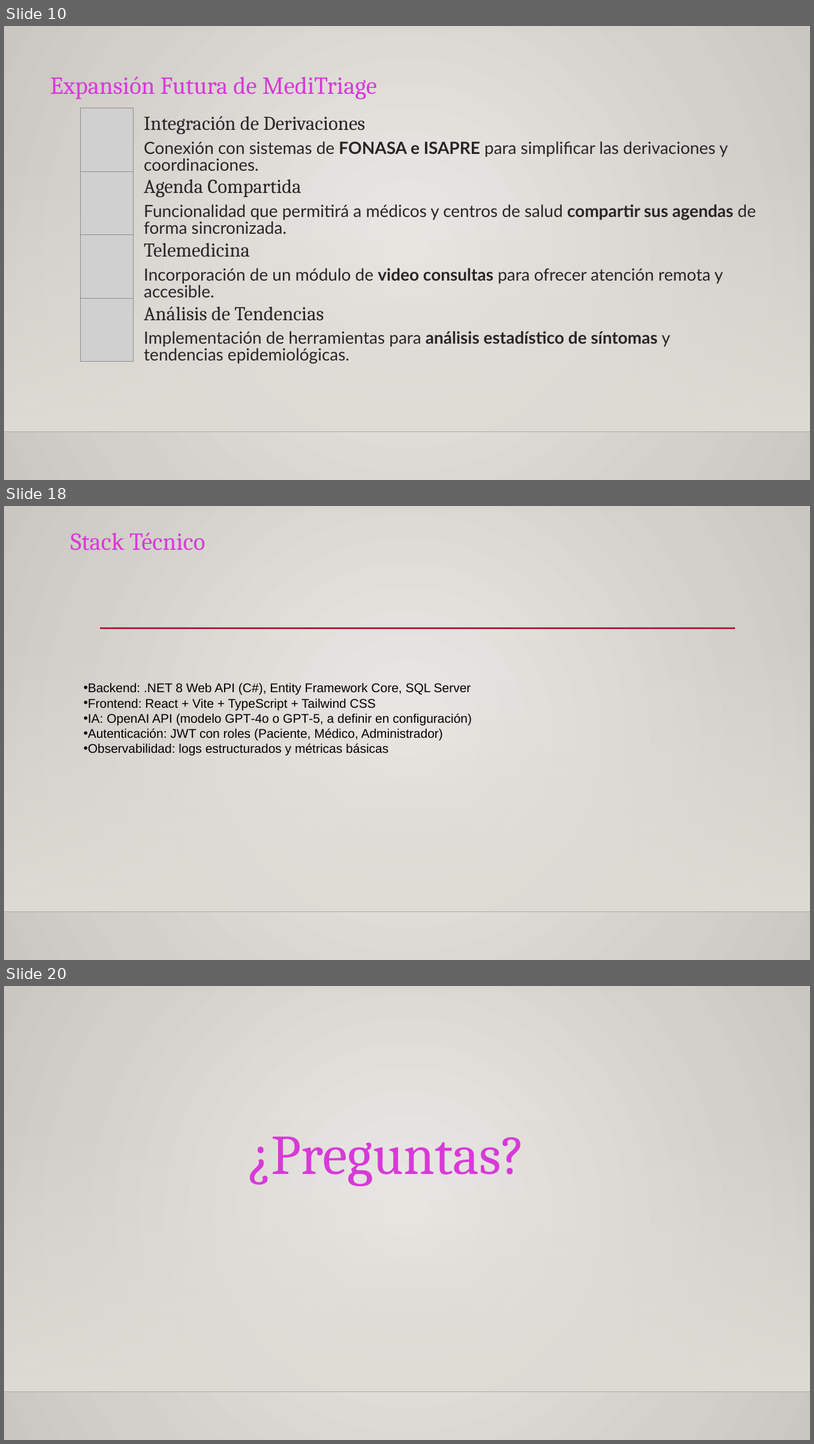
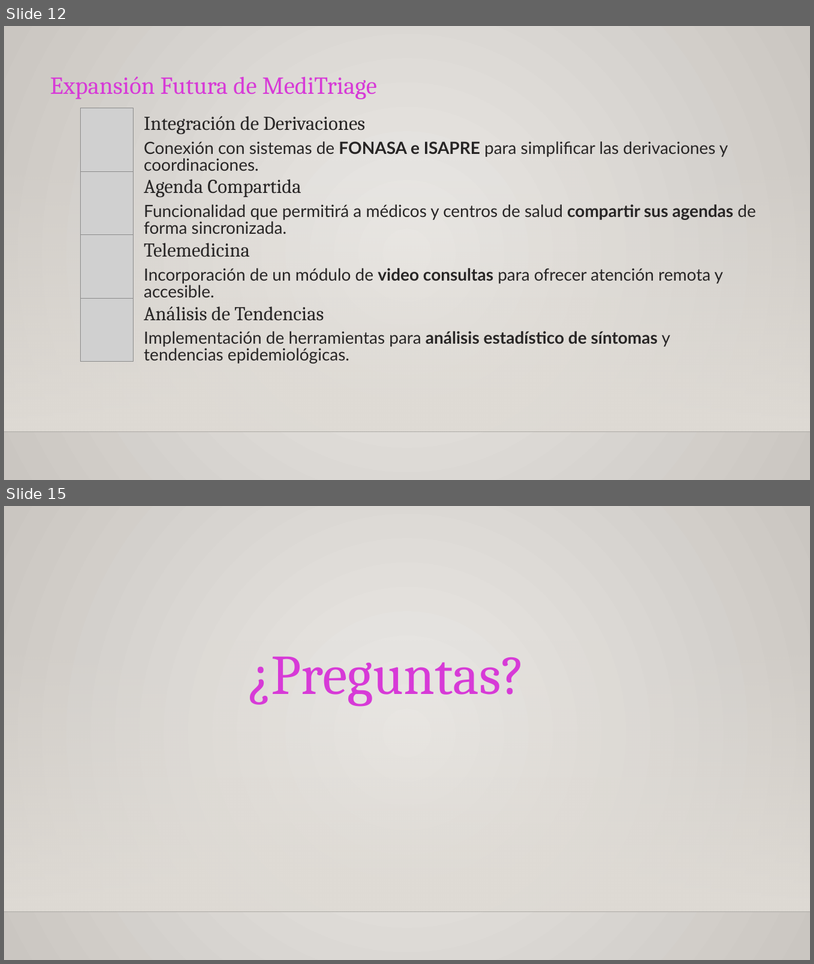
Before and after one commit to MRCuevasCarreno/MediTriage, a slide deck: Fase 2/Evidencias Proyecto/Presentación Proyecto.pptx. Shown one above the other, each under a label of ours: slides 10, 18 and 20 before the commit, slides 12 and 15 after it; the slides between them are not shown. The pictures are 814x1444 and 814x964 pixels, drawn with LibreOffice and Linux fonts; fonts in the diff are those of the drawing; grey boxes stand for pictures; background and template pictures are left out. Boxes give left, top, right and bottom in pixels: in the first picture for what was removed or moved away, otherwise in the second. Text is boxed around its words. In the diff, an @@ line names an element or a change of style, - is before the commit and + after.

```diff
--- a/Fase 2/Evidencias Proyecto/Presentación Proyecto.pptx
+++ b/Fase 2/Evidencias Proyecto/Presentación Proyecto.pptx
@@ slide 18 removed at box(4, 506, 810, 960), background gradient #ECEAE7 to #CAC7C1; not listed: 2 template elements that a slide beside it also shows @@
@@ text removed at box(71, 532, 205, 550) @@
-Stack Técnico
@@ line removed from (100, 628) to (736, 628) @@
@@ text removed at box(84, 682, 472, 756) @@
-• Backend: .NET 8 Web API (C#), Entity Framework Core, SQL Server
-• Frontend: React + Vite + TypeScript + Tailwind CSS
-• IA: OpenAI API (modelo GPT‑4o o GPT‑5, a definir en configuración)
-• Autenticación: JWT con roles (Paciente, Médico, Administrador)
-• Observabilidad: logs estructurados y métricas básicas
@@ what was slide 10 is now slide 12 @@
@@ what was slide 20 is now slide 15 @@
```
Also in this commit, not shown: 3 slides changed, 5 slides added, 9 other slides removed, 13 other files.
